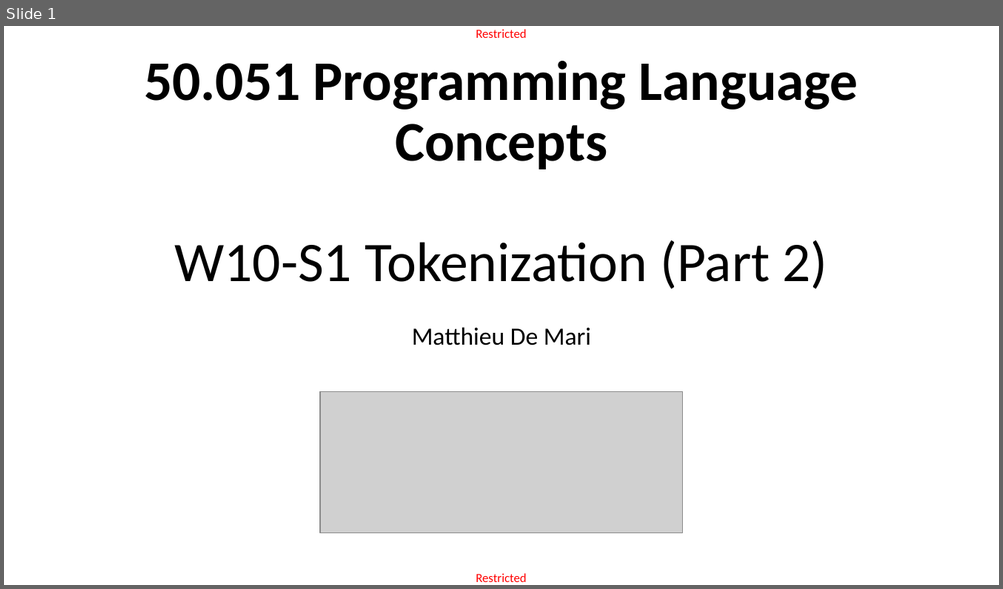
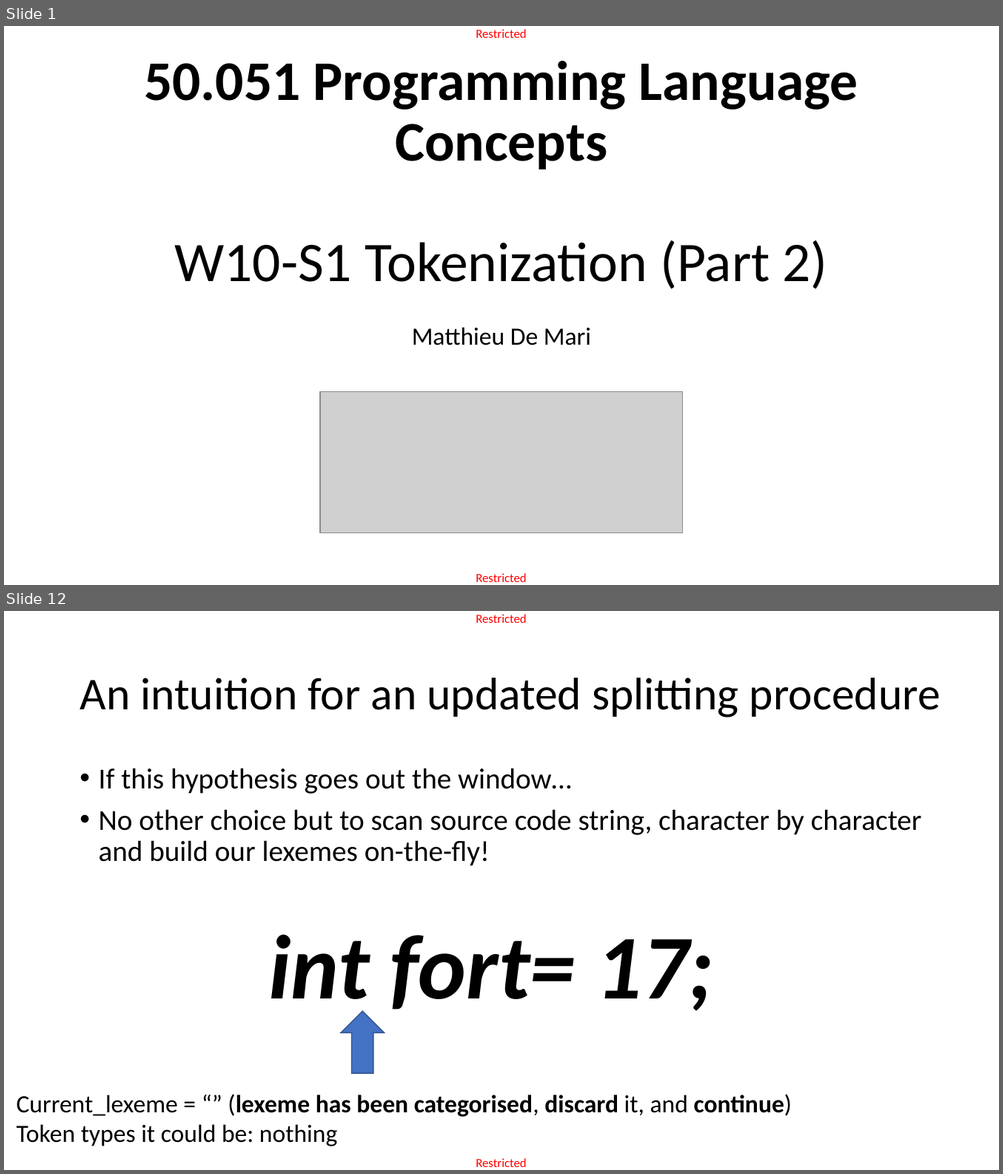
Before and after one commit to matthieudemari/SUTD_PLC_50_051, a slide deck: W10/W10S1/W10S1.pptx. Shown one above the other, each under a label of ours: slide 1 before the commit, slides 1 and 12 after it; the slides between them are not shown. The pictures are 1003x589 and 1003x1174 pixels, drawn with LibreOffice and Linux fonts; fonts in the diff are those of the drawing; grey boxes stand for pictures. Boxes give left, top, right and bottom in pixels: in the first picture for what was removed or moved away, otherwise in the second. Text is boxed around its words. In the diff, an @@ line names an element or a change of style, - is before the commit and + after.

```diff
--- a/W10/W10S1/W10S1.pptx
+++ b/W10/W10S1/W10S1.pptx
@@ slide 12 added at bbox=[4, 611, 999, 1170], background #FFFFFF; not listed: 2 template elements that a slide beside it also shows @@
@@ title added at bbox=[79, 678, 940, 718], 44 pt, text #000000 @@
+An intuition for an updated splitting procedure
@@ text added at bbox=[99, 768, 922, 1019], 28 pt, text #000000 @@
+• If this hypothesis goes out the window…
+• No other choice but to scan source code string, character by character and build our lexemes on-the-fly!
+int fort= 17;
@@ down arrow added at bbox=[341, 1011, 384, 1073], fill #4472C4, outline #325491 1 pt @@
@@ text added at bbox=[17, 1094, 791, 1147], 24 pt, text #000000 @@
+Current_lexeme = “” (lexeme has been categorised, discard it, and continue)
+Token types it could be: nothing
```
Also in this commit, not shown: 2 slides changed, 20 other slides added, 1 slide removed, 2 other files.
